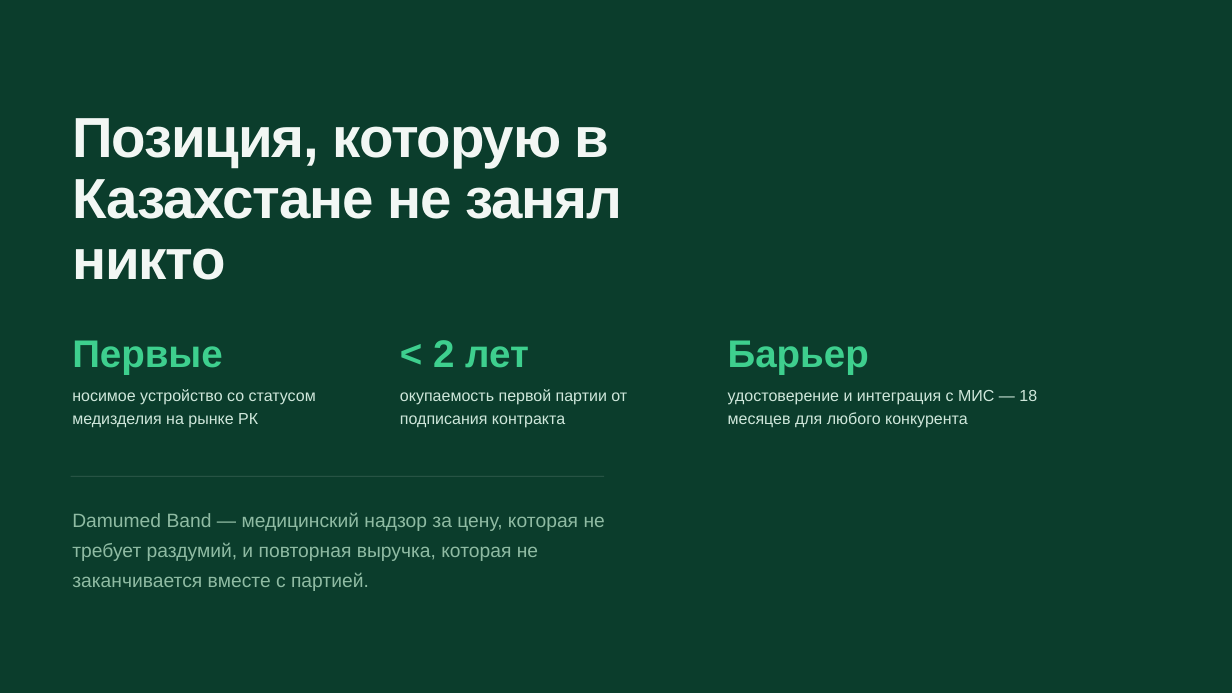
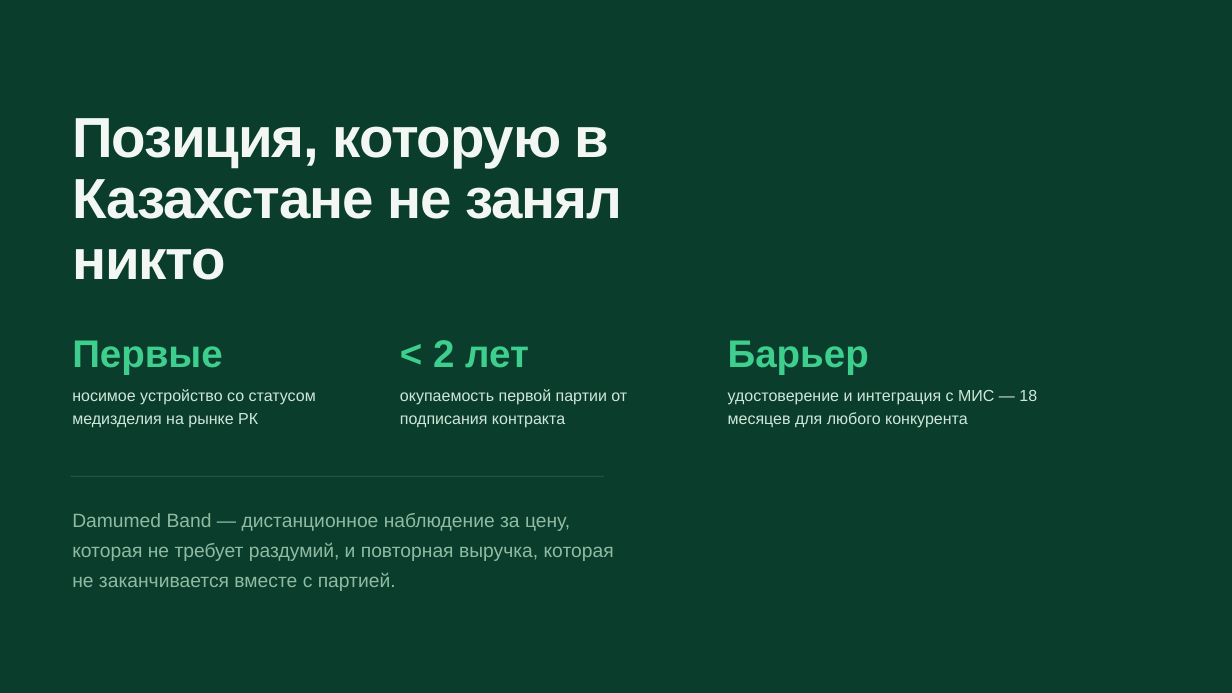
Before and after one commit to Beibute/damumed-band, a slide deck: slide 16 of files/damumed-band-prezentaciya.pptx. Drawn at 1232x693 pixels with LibreOffice and Linux fonts; fonts in the diff are those of the drawing. Boxes give left, top, right and bottom in pixels: in the first picture for what was removed or moved away, otherwise in the second. Text is boxed around its words. In the diff, an @@ line names an element or a change of style, - is before the commit and + after.

```diff
--- a/files/damumed-band-prezentaciya.pptx
+++ b/files/damumed-band-prezentaciya.pptx
@@ text at [72,513,614,591]: text changed @@
-Damumed Band — медицинский надзор за цену, которая не требует раздумий, и повторная выручка, которая не заканчивается вместе с партией.
+Damumed Band — дистанционное наблюдение за цену, которая не требует раздумий, и повторная выручка, которая не заканчивается вместе с партией.
```
Also in this commit, not shown: 3 other slides changed, 2 other files.
